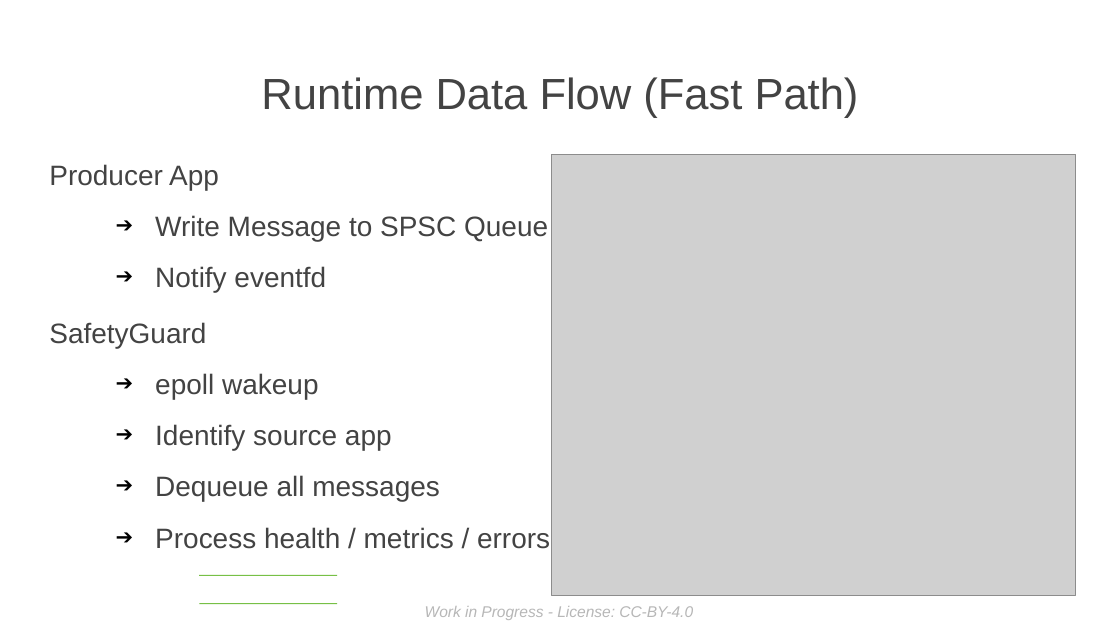
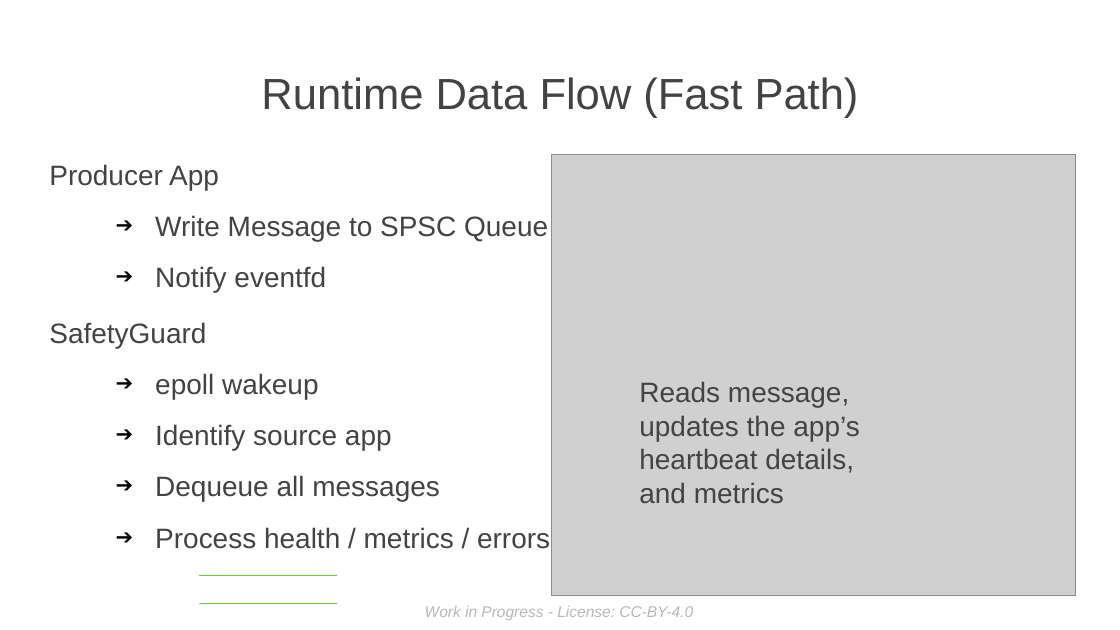
Before and after one commit to sduraiengineer/safetyguard, a slide deck: slide 14 of doc/ELISA Presentation MASTER for Workshop - London 2026.odp (slide 12 before the commit). Drawn at 1120x630 pixels with LibreOffice and Linux fonts; fonts in the diff are those of the drawing; grey boxes stand for pictures; background and template pictures are left out. Boxes give left, top, right and bottom in pixels: in the first picture for what was removed or moved away, otherwise in the second. Text is boxed around its words. In the diff, an @@ line names an element or a change of style, - is before the commit and + after.

```diff
--- a/doc/ELISA Presentation MASTER for Workshop - London 2026.odp
+++ b/doc/ELISA Presentation MASTER for Workshop - London 2026.odp
@@ text added at (639,381,859,503), 18 pt, text #434343 @@
+Reads message, updates the app’s heartbeat details, and metrics
```
Also in this commit, not shown: 9 other slides changed, 3 slides added, 4 slides removed, 2 other files.
